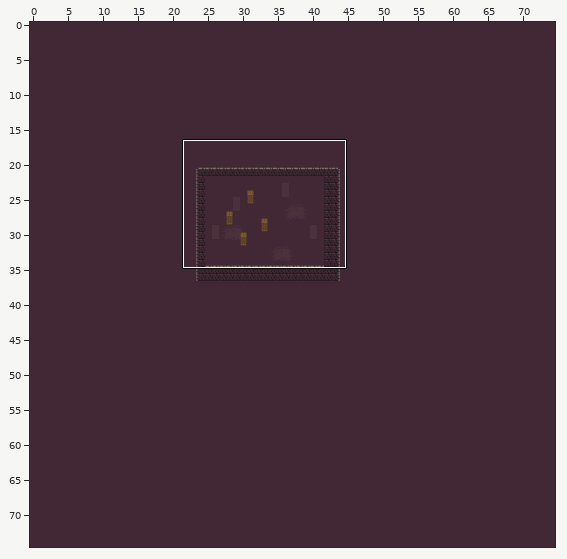
An edit to a level. Tiled map, Assets/Maps/First_Map.tmx. The first picture is a wide view before the edit; the outline marks the close-up.
Close-up. Before:
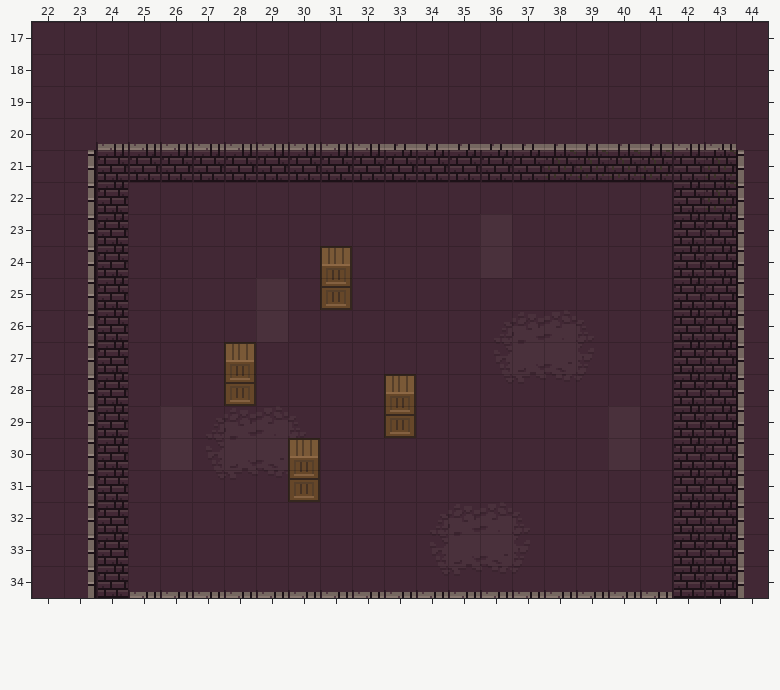
Cells are 16x16 px. Shown: x 22..44, y 17..34.
Now the later version:
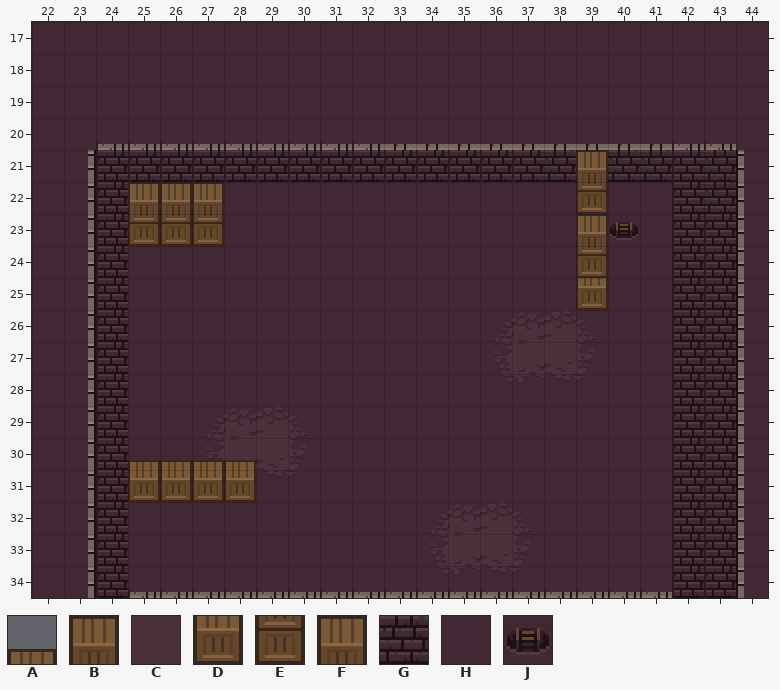
Key: from "base_tile_set": A 101, B 102, C 116, D 117, E 118; from "collision": F 0; from "more_tiles": G 17, H 114, J 130.
_ is an empty cell, . an unchanged one.
See-through tiles are keyed as they look on the map.
The commit says: Working on collision mechanics, started working on first level
What changed:
--- layer "Tile Layer 1"
@@ x 40..40 @@
-23 H
+23 J
--- layer "Object"
@@ x 25..39 @@
-21 ..............G
-22 ___..........._
-23 ___..........._
-24 ......B......._
-25 ......E......._
+21 ..............B
+22 BBB...........E
+23 EEE...........B
+24 ......_.......E
+25 ......_.......D
@@ x 25..33 @@
-27 ...B.....
-28 ...E....B
-29 ........E
-30 _C__.B...
-31 ____.E...
+27 ..._.....
+28 ..._...._
+29 ........_
+30 AAAA._...
+31 DDDD._...
--- layer "Collision"
@@ x 25..39 @@
-22 .............._
-23 ___..........._
-24 .............._
-25 ......F......._
+22 ..............F
+23 FFF...........F
+24 ..............F
+25 ......_.......F
@@ x 28..33 @@
-28 F.....
-29 .....F
+28 _.....
+29 ....._
@@ x 25..30 @@
-31 ____.F
+31 FFFF._
